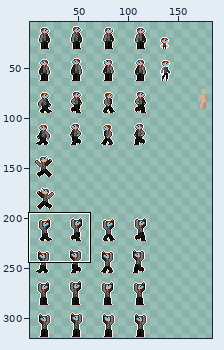
Sprite sheet -- bin/resources/img/entity/character/santy.png. The picture above shows the old version from afar; the outline marks the close-up.
Close-up. Before:
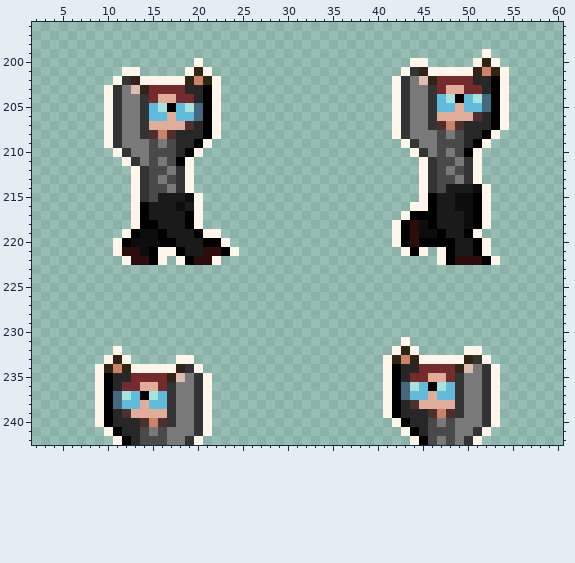
The file is 192x320 pixels. Colours within 5 levels of each other are drawn and written as one. Shown: x 2..60, y 196..242. The wide view leaves out empty margins. The commit also changed other parts of the picture, which this record leaves out.
New version:
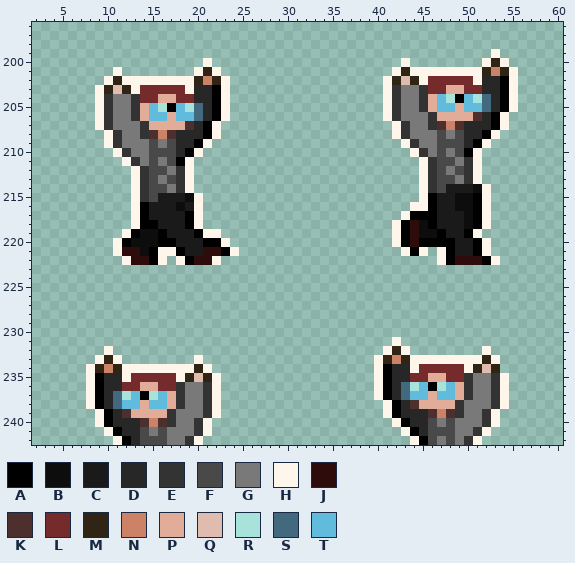
Palette (. is transparent): A #000000  B #0d0d0d  C #1a1a1a  D #272727  E #333333  F #494949  G #797979  H #fff6eb  J #2e0c0c  K #4d2f2d  L #752b2b  M #302415  N #cb8266  P #e1ad99  Q #e0bcaf  R #a8e3db  S #42697d  T #61bbdc
Edits made:
@@ x 2..60 @@
 198 ...........................................................
-199 ..................................................H........
-200 ..................H.......................HH.....HMH.......
-201 ..........HH.....HMH.....................HEMHHHHHMNMH......
-202 .........HEMHHHHHMNMH...................HEGQMLLLLDDAH......
-203 ........HEGQMLLLLDDAH...................HEGGELPPLLDAH......
-204 ........HEGGELPPLLDAH...................HEGGETRATRSAH......
-205 ........HEGGETRATRSAH...................HEGGETTPTTSAH......
-206 ........HEGGETTPTTSAH...................HEGGEPPPPKDAH......
-207 ........HEGGEPPPPKDAH...................HEGGEKNKDDDAH......
+199 ...................................................H.......
+200 ...................H.....................H........HMH......
+201 .........H........HMH...................HMHHHHHHHHMNMH.....
+202 ........HMHHHHHHHHMNMH.................HMQMHLLLLLHDDAH.....
+203 .......HMQMHLLLLLHDDAH.................HEGGELLPPLLDDAH.....
+204 .......HEGGELLPPLLDDAH.................HEGGEPTRATRSDAH.....
+205 .......HEGGEPTRATRSDAH.................HEGGEPTTPTTSDAH.....
+206 .......HEGGEPTTPTTSDAH.................HEGGGEPPPPKDAH......
+207 .......HEGGGEPPPPKDAH...................HEGGEKNKDDDAH......
 208 ........HEGGEKNKDDDAH...................HEGGGFGFDDAH.......
@@ x 2..60 @@
 230 ...........................................................
-231 .........................................H.................
-232 .........H..............................HMH.....HH.........
-233 ........HMH.....HH.....................HMNMHHHHHMEH........
-234 .......HMNMHHHHHMEH....................HADDLLLLMQGEH.......
-235 .......HADDLLLLMQGEH...................HADLLPPLEGGEH.......
-236 .......HADLLPPLEGGEH...................HASRTARTEGGEH.......
-237 .......HASRTARTEGGEH...................HASTTPTTEGGEH.......
-238 .......HASTTPTTEGGEH...................HADKPPPPEGGEH.......
-239 .......HADKPPPPEGGEH...................HADDDKNKEGGEH.......
+231 ........................................H..................
+232 ........H..............................HMH........H........
+233 .......HMH........H...................HMNMHHHHHHHHMH.......
+234 ......HMNMHHHHHHHHMH..................HADDHLLLLLHMQM.......
+235 ......HADDHLLLLLHMQMH.................HADDLLPPLLEGGEH......
+236 ......HADDLLPPLLEGGEH.................HADSRTARTPEGGEH......
+237 ......HADSRTARTPEGGEH.................HADSTTPTTPEGGEH......
+238 ......HADSTTPTTPEGGEH..................HADKPPPPEGGGEH......
+239 .......HADKPPPPEGGGEH..................HADDDKNKEGGEH.......
 240 .......HADDDKNKEGGEH....................HADDFGFGGGEH.......
Where, in picture pixels (left, top, right, bottom), the same in both close-ups:
changed: (473, 49, 518, 112)
changed: (95, 58, 230, 130)
changed: (383, 58, 437, 121)
changed: (374, 337, 509, 409)
changed: (86, 346, 131, 409)
changed: (167, 355, 221, 418)
